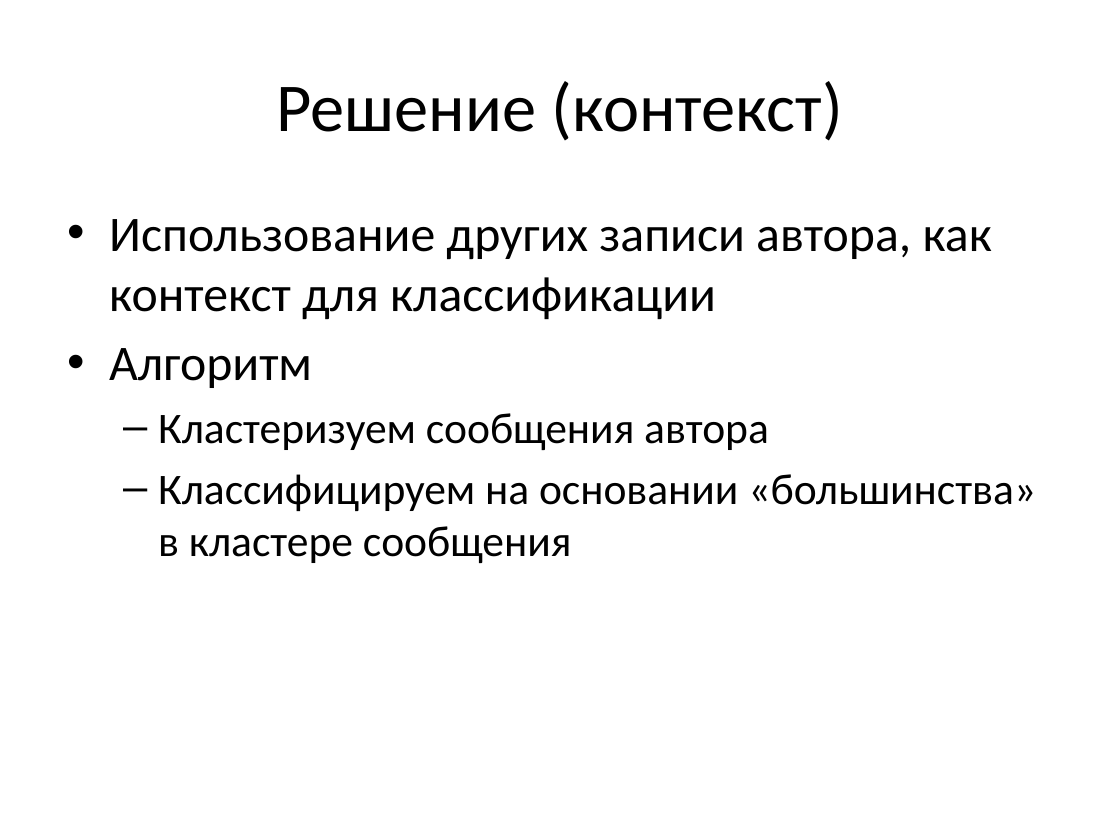
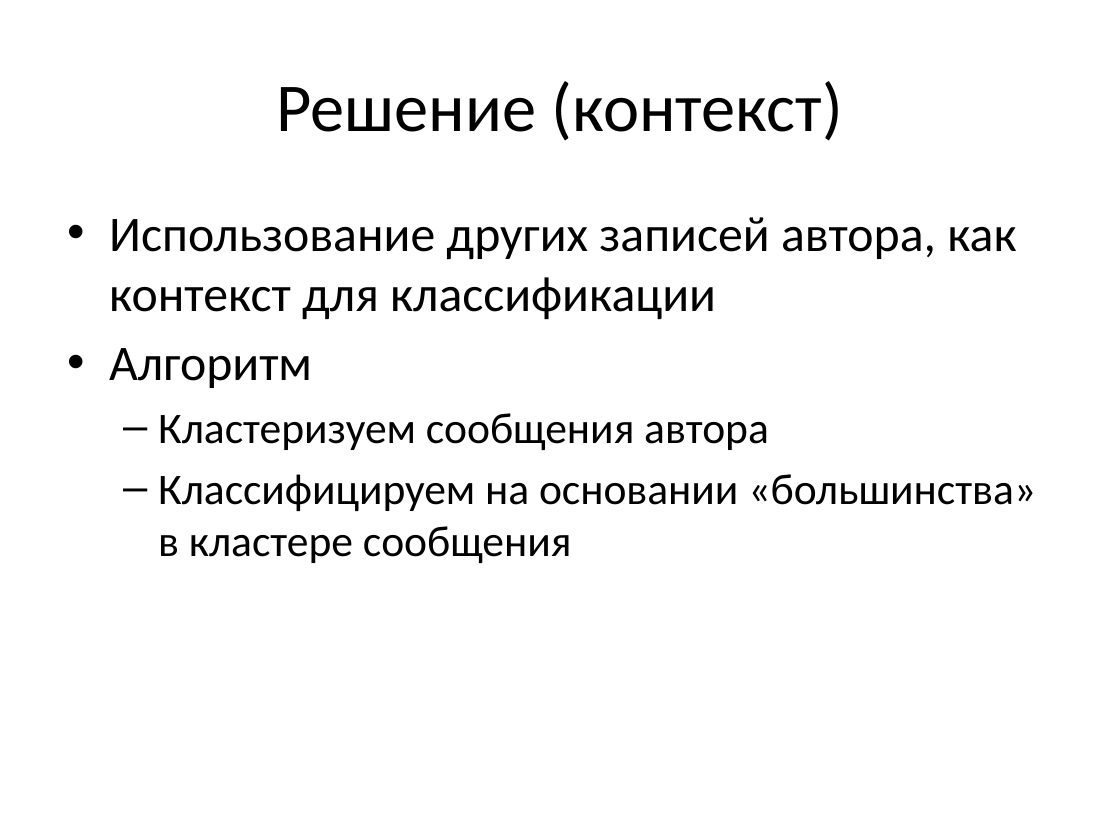
Before and after one commit to ttim/Diploma, a slide deck: slide 4 of docs/diploma.pptx. Drawn at 1120x840 pixels with LibreOffice and Linux fonts; fonts in the diff are those of the drawing. Boxes give left, top, right and bottom in pixels: in the first picture for what was removed or moved away, otherwise in the second. Text is boxed around its words. In the diff, an @@ line names an element or a change of style, - is before the commit and + after.

```diff
--- a/docs/diploma.pptx
+++ b/docs/diploma.pptx
@@ text at bbox=[109, 217, 1016, 320]: text changed @@
-• Использование других записи автора, как контекст для классификации
+• Использование других записей автора, как контекст для классификации
```
Also in this commit, not shown: 6 other slides changed, 1 other file.
